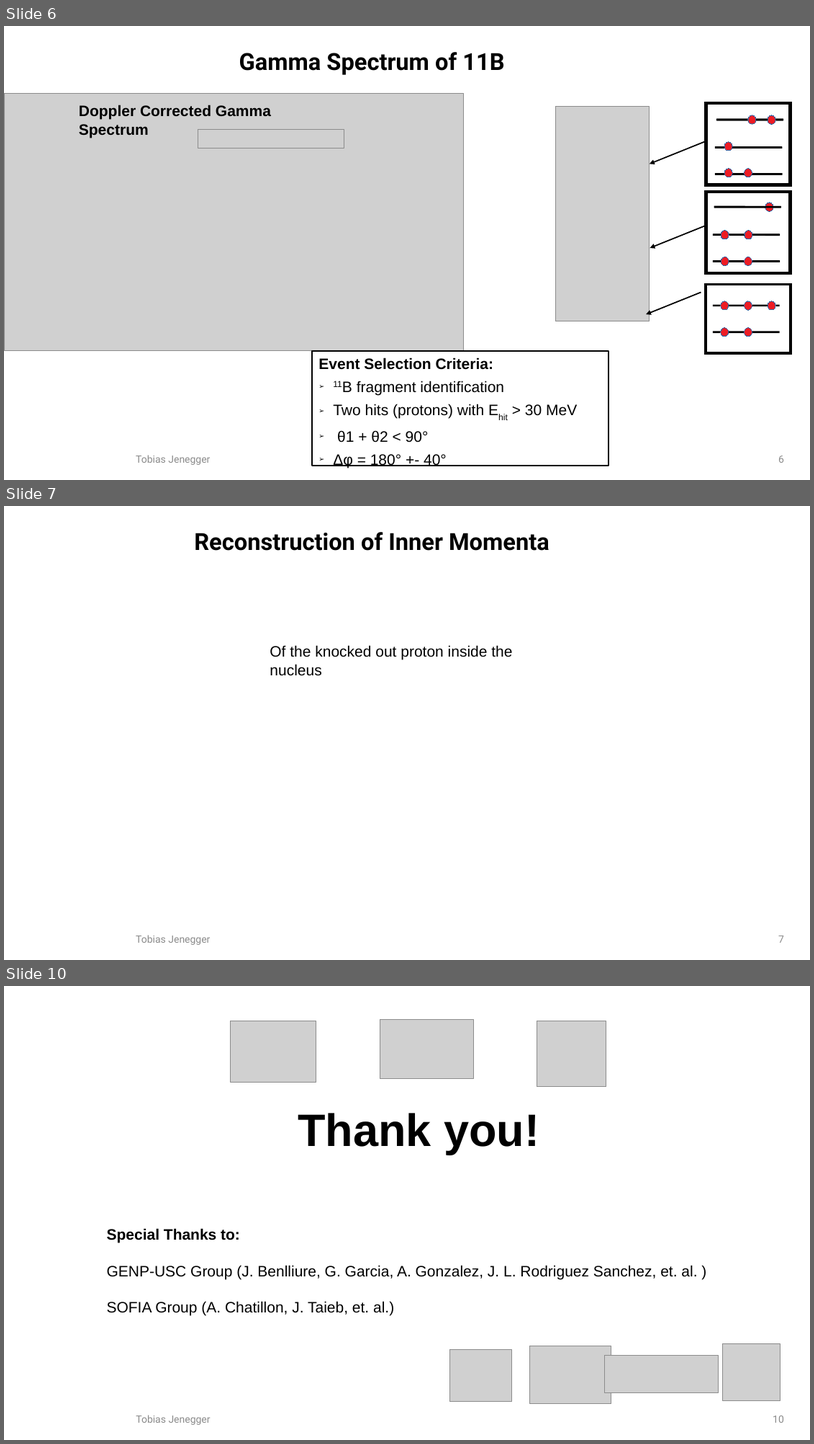
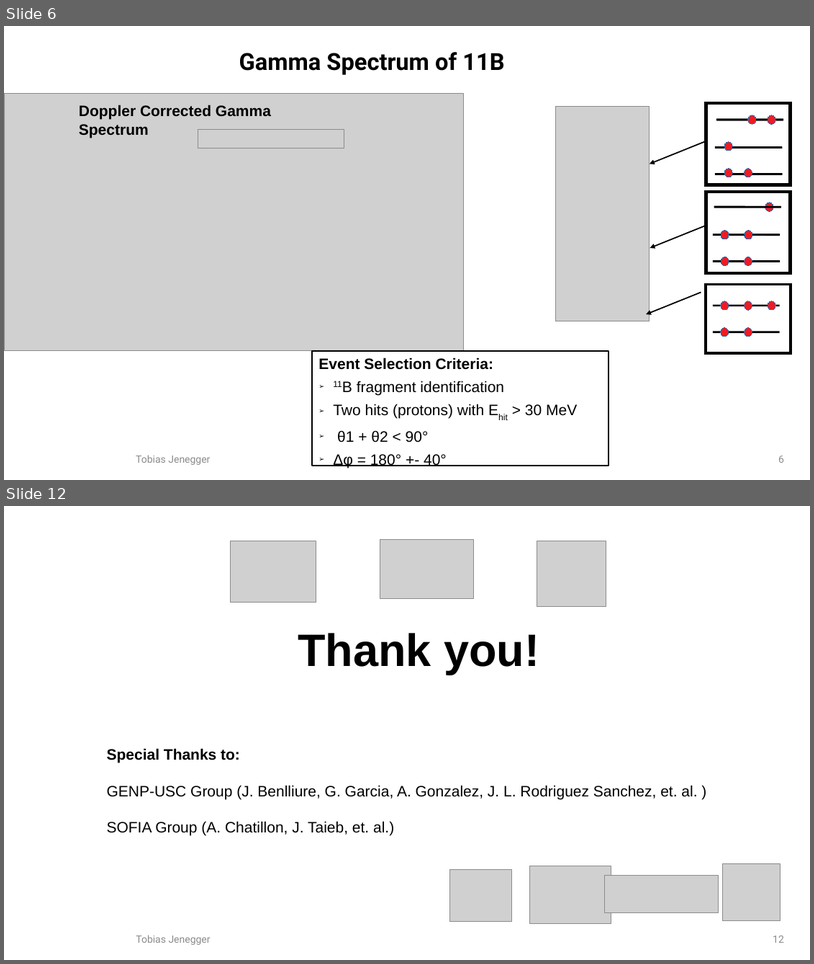
Before and after one commit to jenegger/r3bweek_2022, a slide deck: r3b_pres_2022.odp. Shown one above the other, each under a label of ours: slides 6, 7 and 10 before the commit, slides 6 and 12 after it; the slides between them are not shown. The pictures are 814x1444 and 814x964 pixels, drawn with LibreOffice and Linux fonts; fonts in the diff are those of the drawing; grey boxes stand for pictures; background and template pictures are left out. Boxes give left, top, right and bottom in pixels: in the first picture for what was removed or moved away, otherwise in the second. Text is boxed around its words. In the diff, an @@ line names an element or a change of style, - is before the commit and + after.

```diff
--- a/r3b_pres_2022.odp
+++ b/r3b_pres_2022.odp
@@ slide 7 removed at (4,506,810,960), background #FFFFFF @@
@@ text removed at (194,532,550,551) @@
-Reconstruction of Inner Momenta
@@ text removed at (270,645,512,676) @@
-Of the knocked out proton inside the nucleus
@@ rectangle removed at (106,819,150,862) @@
@@ text removed at (136,934,210,944) @@
-Tobias Jenegger
@@ page number removed at (779,935,784,942) @@
-7
@@ what was slide 10 is now slide 12 @@
@@ page number at (773,935,784,942): text changed @@
-10
+12
```
Also in this commit, not shown: 1 slide changed, 4 slides added, 1 other slide removed, 5 other files.
